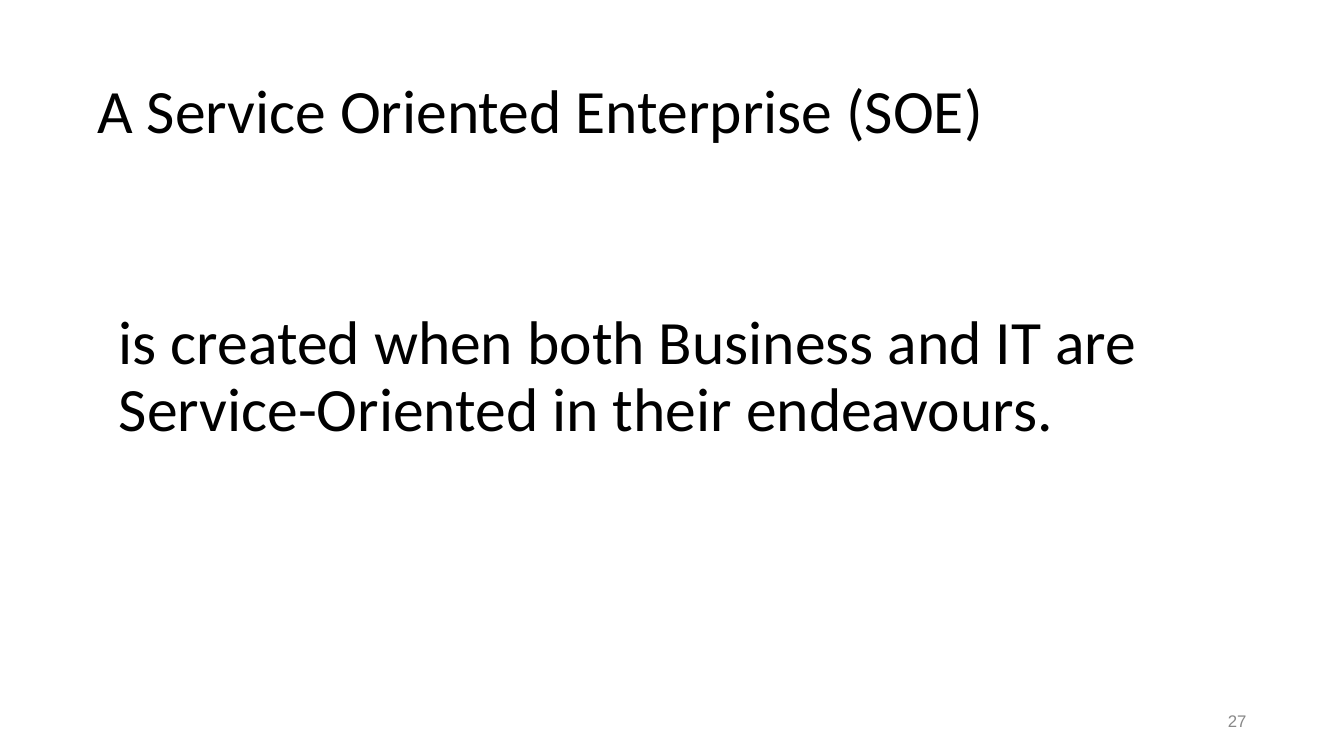
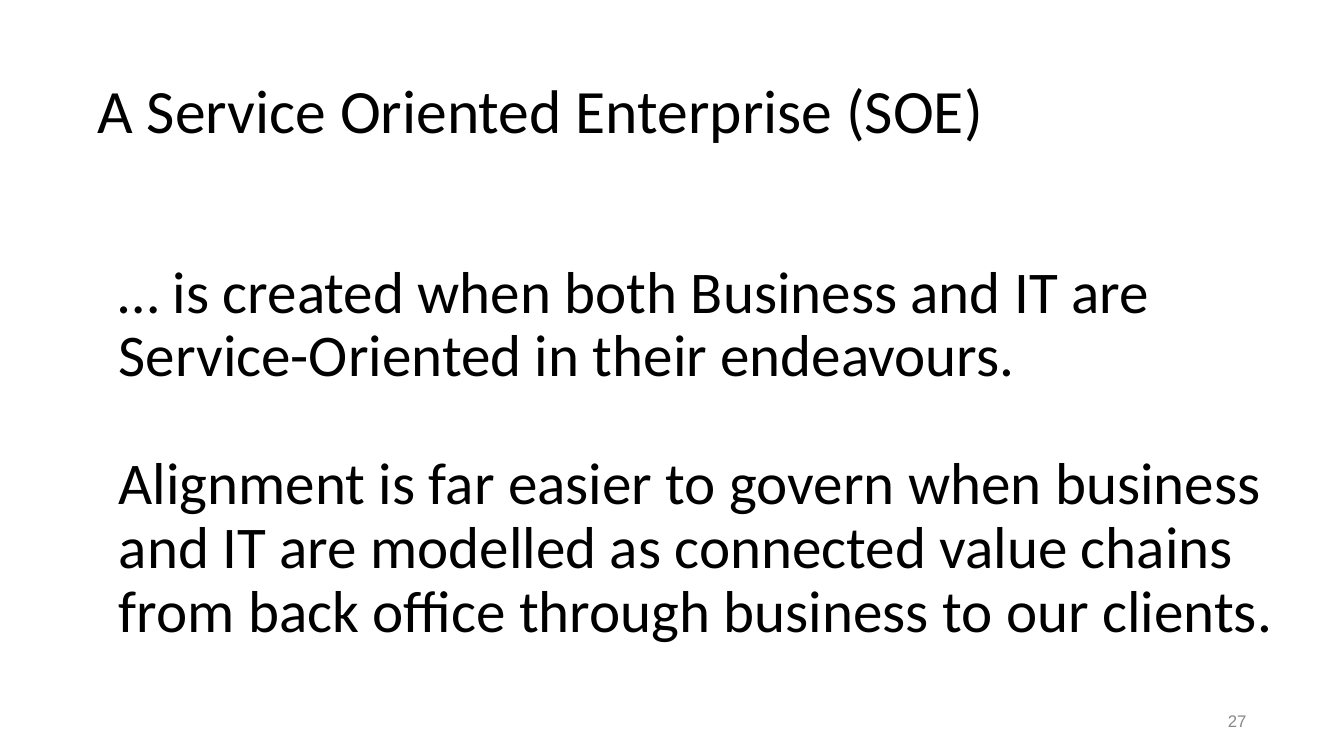
Before and after one commit to colinbellCA/presentation-cpbell-oucc2015_soe, a slide deck: slide 27 of OUCC2015-Service_Oriented_Enterprise.pptx. Drawn at 1344x756 pixels with LibreOffice and Linux fonts; fonts in the diff are those of the drawing. Boxes give left, top, right and bottom in pixels: in the first picture for what was removed or moved away, otherwise in the second. Text is boxed around its words. In the diff, an @@ line names an element or a change of style, - is before the commit and + after.

```diff
--- a/OUCC2015-Service_Oriented_Enterprise.pptx
+++ b/OUCC2015-Service_Oriented_Enterprise.pptx
@@ text at [119,272,1272,642]: text changed; size 44 to 42.2 pt @@
-is created when both Business and IT are Service-Oriented in their endeavours.
+… is created when both Business and IT are Service-Oriented in their endeavours.
+Alignment is far easier to govern when business and IT are modelled as connected value chains from back office through business to our clients.
```
Also in this commit, not shown: 4 other slides changed, 2 slides added, 1 slide removed, 3 other files.
